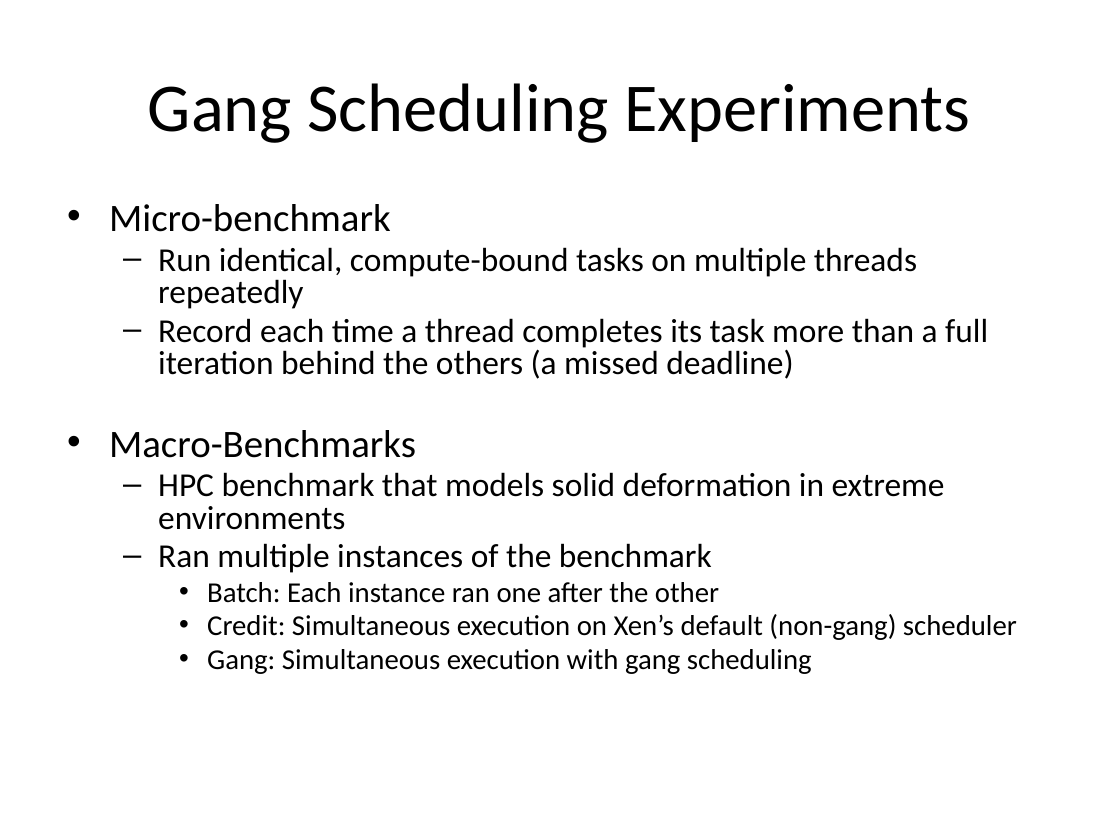
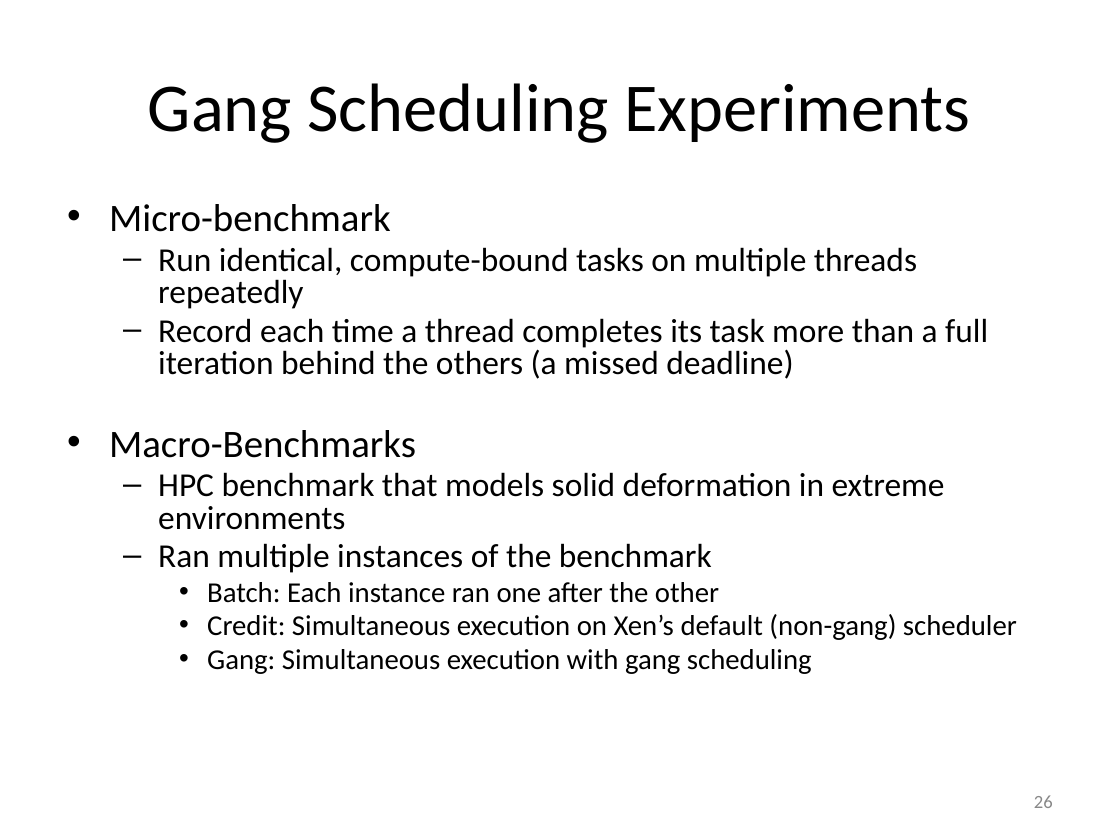
Before and after one commit to jcarreira/aspire-retreat, a slide deck: slide 26 of Fireboxsw-retreat-presentation_v2.pptx (slide 25 before the commit). Drawn at 1120x840 pixels with LibreOffice and Linux fonts; fonts in the diff are those of the drawing. Boxes give left, top, right and bottom in pixels: in the first picture for what was removed or moved away, otherwise in the second. Text is boxed around its words. In the diff, an @@ line names an element or a change of style, - is before the commit and + after.

```diff
--- a/Fireboxsw-retreat-presentation_v2.pptx
+++ b/Fireboxsw-retreat-presentation_v2.pptx
@@ page number added at bbox=[1034, 795, 1053, 808], 12 pt, text #888888 @@
+26
```
Also in this commit, not shown: 26 other slides changed, 2 slides added, 1 slide removed, 4 other files.
